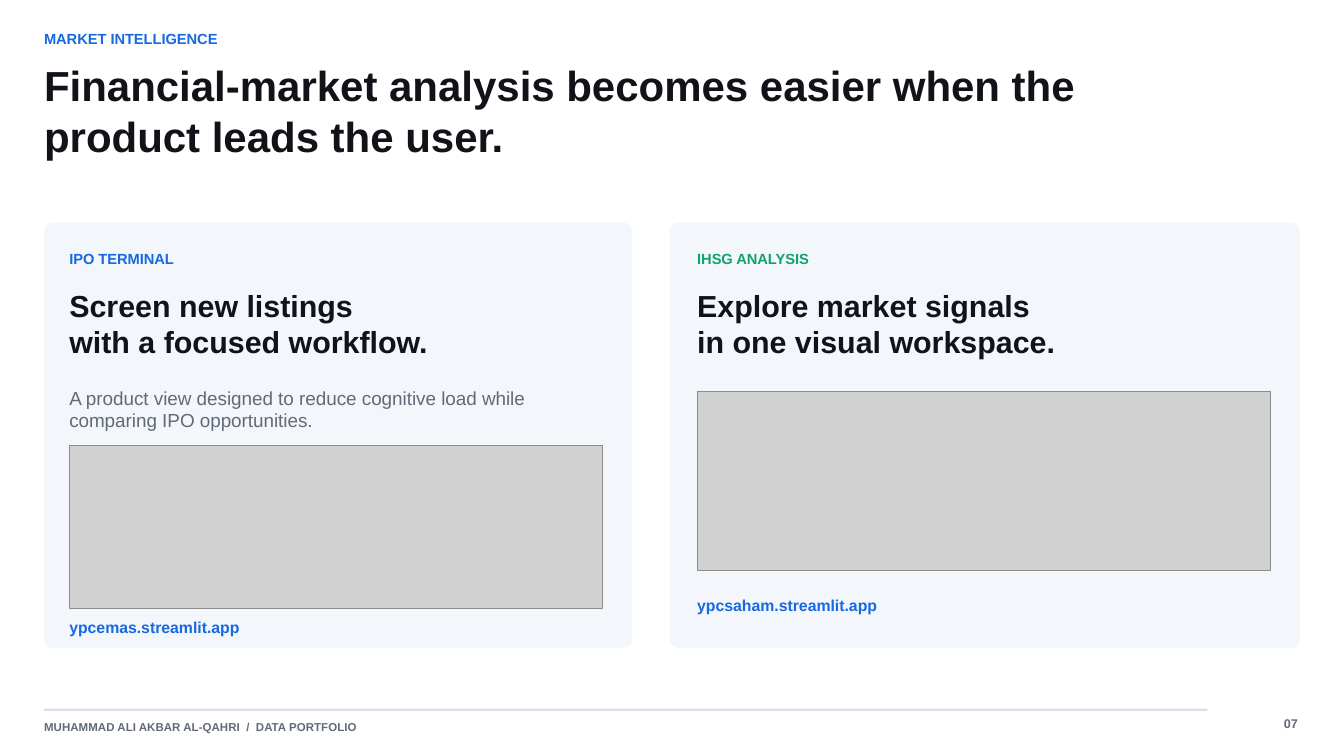
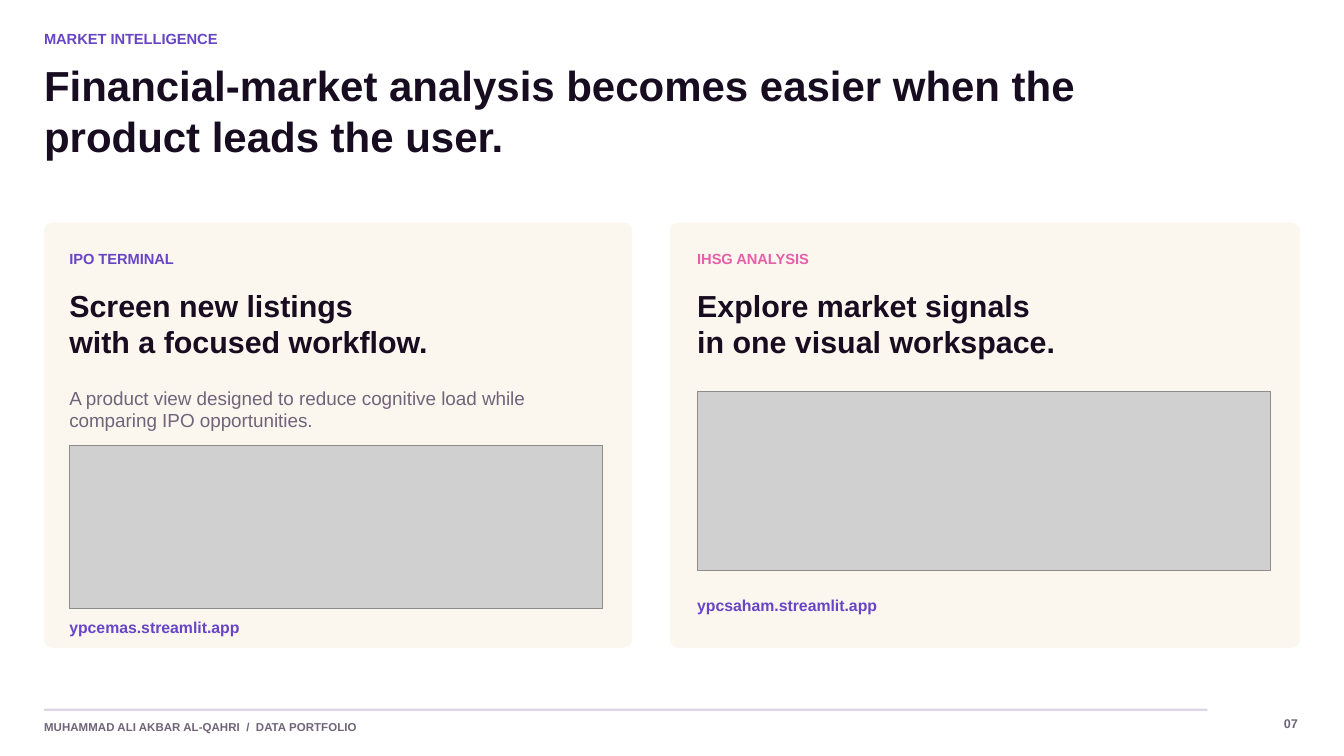
Before and after one commit to akbaralqahri/portofolio, a slide deck: slide 7 of outputs/Muhammad_Ali_Akbar_Al-Qahri_Portfolio.pptx. Drawn at 1344x756 pixels with LibreOffice and Linux fonts; fonts in the diff are those of the drawing; grey boxes stand for pictures. Boxes give left, top, right and bottom in pixels: in the first picture for what was removed or moved away, otherwise in the second. Text is boxed around its words. In the diff, an @@ line names an element or a change of style, - is before the commit and + after.

```diff
--- a/outputs/Muhammad_Ali_Akbar_Al-Qahri_Portfolio.pptx
+++ b/outputs/Muhammad_Ali_Akbar_Al-Qahri_Portfolio.pptx
@@ rounded rectangle at bbox=[44, 223, 632, 648]: fill #F3F6FA to #FBF7EF @@
@@ rounded rectangle at bbox=[670, 223, 1301, 648]: fill #F3F6FA to #FBF7EF @@
@@ text "IHSG ANALYSIS" at bbox=[697, 254, 808, 264]: text colour #12A36D to #E65FA8 @@
@@ text colour #1769E0 to #6845C6 in 4 elements at bbox=[44, 33, 218, 44], bbox=[69, 253, 173, 264], bbox=[69, 621, 239, 637], bbox=[697, 599, 877, 615] @@
```
Also in this commit, not shown: 10 other slides changed, 6 other files.
